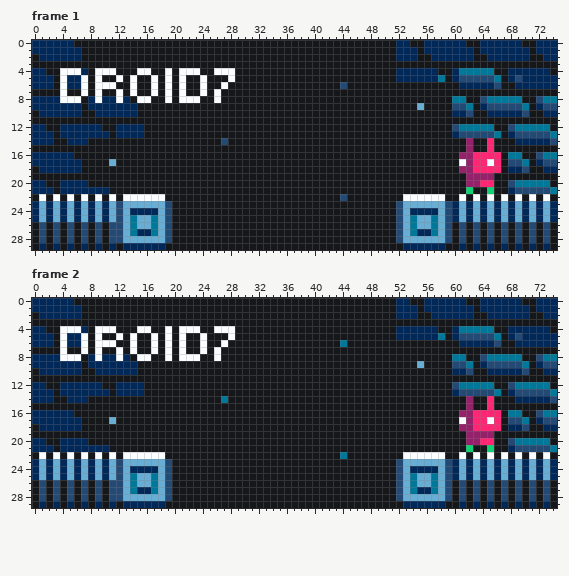
Pixel-art file, stored at aseprite/droid7/droid7_discord_banner.aseprite. Above is the file before it was changed.
75x30 pixels, 4 frames. Shown: frame 1, frame 2. The commit also changed other frames, which this record leaves out.
The same view after the edit:
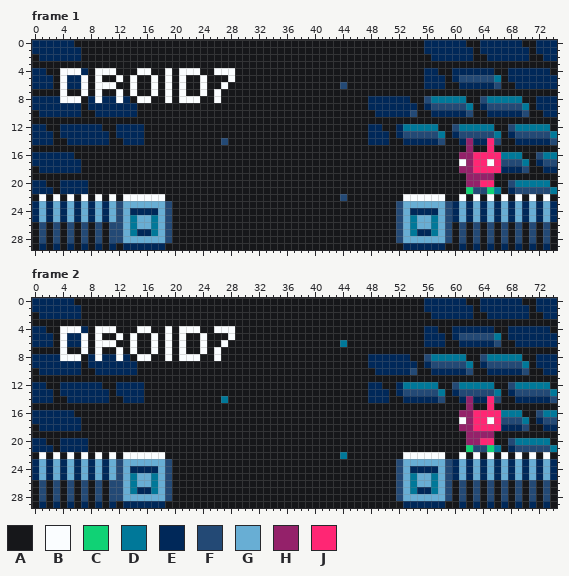
Palette (. is transparent): A #16171a  B #fafdff  C #10d275  D #007899  E #002859  F #234975  G #68aed4  H #94216a  J #ff2674
Change:
Changed rows in their new state; - is an unchanged pixel.
Frame 1, layers "space", "light":
first column x 8:
 0 --------------------------------------------AA---------------------
 1 --------------------------------------------AAA--------------------
 2 --------------------------------------------AAA--------------------
 4 --------------------------------------------AAAA-----EEEEE---------
 5 --------------------------------------------AAAA--E----------E-----
 6 ------------------------------------------------EEE----------------
 8 ----------------------------------------EEEEEE--FDDD------------EEE
 9 ----------------------------------------EEEEEEEAEFFF-------------EE
10 -----------------------------------------EEEEEF--EEE---------------
12 ----------------------------------------EE--EDDDDD-----------------
13 ----------------------------------------EEE-EFFFFFD----------------
14 EEE--EEE--------------------------------EEE--EEEEEF--E-EE-F--------
16 -----------------------------------------------------------D-------
17 ---A-------------------------------------------------------F-------
18 -----------------------------------------------------------E-------
21 AAA----------------------------------------------------FF-D--------
Frame 2, layers "space", "light": the same change as frame 1
Where, in picture pixels (left, top, right, bottom), the same in both pictures:
changed: (368, 40, 508, 194)
changed: (515, 75, 557, 110)
changed: (88, 138, 144, 166)
changed: (88, 187, 109, 194)
changed: (368, 298, 508, 452)
changed: (515, 333, 557, 368)
changed: (88, 396, 144, 424)
changed: (88, 445, 109, 452)
